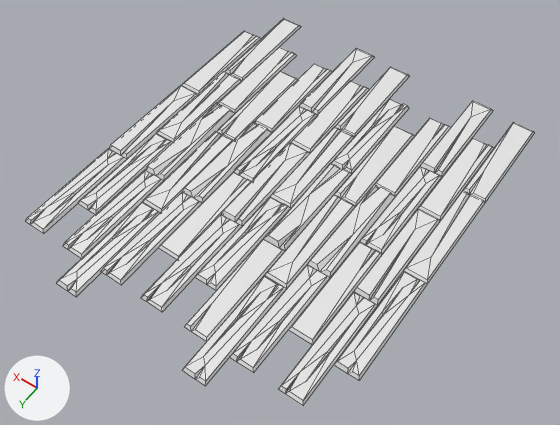
What one commit did to the FBX model Assets/Models/StaticMeshes/Interior/SM_Floor.fbx.
Both versions are drawn from a 50 mm lens placed at (-5.3, 2.6, 6.81), pointed at (-2.13, -1.85, -0.18). Every picture has the same lights, and +X, +Y and +Z are marked at lower left. Mesh edges are drawn as thin lines. Where no turn or scale is listed for an object, it has been applied to the vertices.

The older version as bpy lines, for what is in view:
```python
me_plane_012 = bpy.data.meshes.new('Plane.012')
me_plane_012.from_pydata(...)  # 625 vertices, 590 faces; spans x -4.0..0.0, y -4.57..0.38, z 0.0..0.07
ob_floor_4_4 = bpy.data.objects.new('Floor_4_4', me_plane_012)
ob_floor_4_4.location = (0.0, 0.0, 0.0)
```
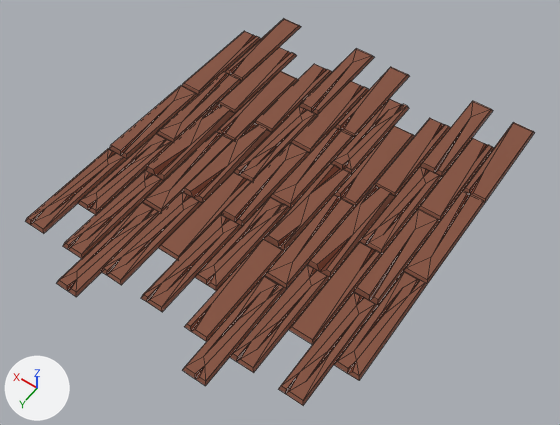
Where the newer file only moved an object's origin or applied its transform, the numbers keep the older frame.

Patch to the scene script:
```diff
--- a/Assets/Models/StaticMeshes/Interior/SM_Floor.fbx.py
+++ b/Assets/Models/StaticMeshes/Interior/SM_Floor.fbx.py
@@ img_horizon_recilience_palette_png @@
+img_horizon_recilience_palette_png = load_image('Horizon_Recilience_Palette.png', '../../../Materials/Textures/Horizon_Recilience_Palette.png', 128, 128, 'sRGB')
@@ mat_color_palette @@
+mat_color_palette = principled_material('Color_Palette')
+mat_color_palette.texture = img_horizon_recilience_palette_png
+mat_color_palette.roughness = 0.955
@@ me_plane_012 @@
 me_plane_012.from_pydata(...)  # 625 vertices, 590 faces; spans x -4.0..0.0, y -4.57..0.38, z 0.0..0.07
+me_plane_012.materials.append(mat_color_palette)  # picture img_horizon_recilience_palette_png
```

Boxes [x1, y1, x2, y2] around the edits, measured in the pictures (560 x 425 px):
'Floor_4_4', recoloured (white to brown)
    both: [25, 19, 535, 406]
